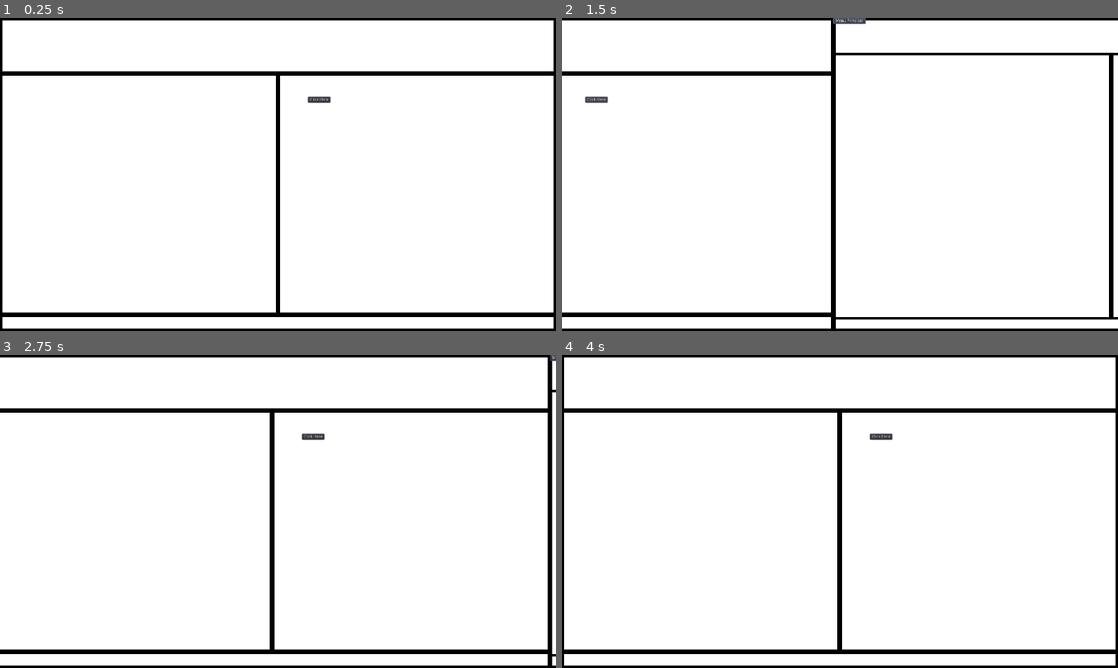
Above: before the commit, frames 1-4 (two rows, left to right).
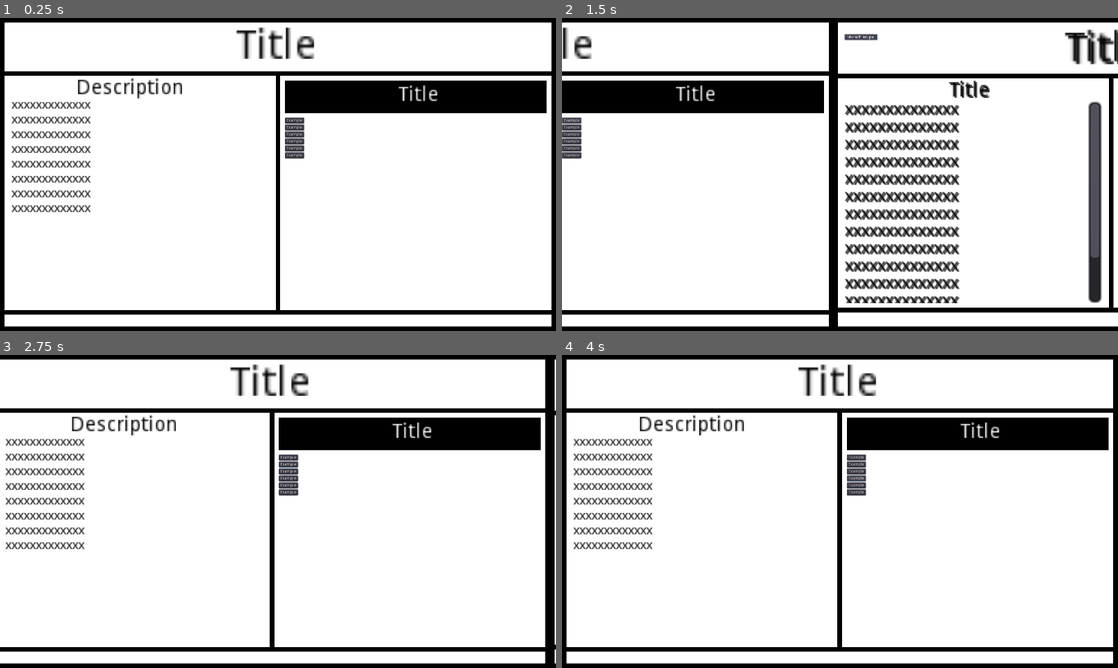
Above: after the commit, the same moments.

Repository: dytq/dytq.github.io
Game: Godot game, scene res://scenes/MainPage.tscn
The game is run twice, just before and just after one commit, with the same random seed, the same clock (stepped at 60 frames per second) and the same inputs. The engine's default icon, where the game draws it, is replaced by a stand-in: a white triangle on a blue panel in a dark square.
Inputs (mouse positions are in pixels of both pictures, inside the frame that each line leads up to):
- Up to frame 1 (0.25 s): no input
- Up to frame 2 (1.5 s): click "Click Here" (after the commit: "Example") at 0.5 s; click "Menu Principal" at 1.25 s
- Up to frame 3 (2.75 s): click (233, 464) at 2 s, where only the run after the commit has a clickable "Example"
- Up to frame 4 (4 s): click (851, 470) at 2.75 s, where only the run after the commit has a clickable "Example"; click (856, 477) at 3.5 s, where only the run after the commit has a clickable "Example"

The runs differ from the first frame. In frame 1, 13% of the frame differs, in the area x 0-100%, y 0-100%; in frame 2, 21%; in frame 3, 13%; in frame 4, 13%.

Commit message:
add content

Diff:
--- a/src/scenes/MainPage.tscn
+++ b/src/scenes/MainPage.tscn
@@ -31,40 +31,139 @@
 [node name="Front" type="Node" parent="."]
 
 [node name="ColorRect" type="ColorRect" parent="Front"]
-margin_left = 8.0
-margin_top = 8.0
-margin_right = 1912.0
+margin_left = 16.0
+margin_top = 16.0
+margin_right = 1904.0
 margin_bottom = 184.0
+
+[node name="Title" type="Label" parent="Front"]
+margin_left = 816.0
+margin_top = 32.0
+margin_right = 844.0
+margin_bottom = 46.0
+rect_scale = Vector2( 10, 10 )
+custom_colors/font_color = Color( 0, 0, 0, 1 )
+custom_colors/font_outline_modulate = Color( 0, 0, 0, 1 )
+text = "Title"
 
 [node name="Profils" type="Node" parent="."]
 
 [node name="ColorRect" type="ColorRect" parent="Profils"]
-margin_left = 8.0
+margin_left = 16.0
 margin_top = 200.0
 margin_right = 952.0
-margin_bottom = 1016.0
+margin_bottom = 1008.0
+
+[node name="Title" type="Label" parent="Profils"]
+margin_left = 264.0
+margin_top = 208.0
+margin_right = 338.0
+margin_bottom = 222.0
+rect_scale = Vector2( 5, 5 )
+custom_colors/font_color = Color( 0, 0, 0, 1 )
+custom_colors/font_outline_modulate = Color( 0, 0, 0, 1 )
+text = "Description"
+
+[node name="Description" type="Label" parent="Profils"]
+margin_left = 40.0
+margin_top = 280.0
+margin_right = 328.0
+margin_bottom = 515.0
+rect_scale = Vector2( 3, 3 )
+custom_colors/font_color = Color( 0, 0, 0, 1 )
+custom_colors/font_outline_modulate = Color( 0, 0, 0, 1 )
+text = "xxxxxxxxxxxxx
+xxxxxxxxxxxxx
+xxxxxxxxxxxxx
+xxxxxxxxxxxxx
+xxxxxxxxxxxxx
+xxxxxxxxxxxxx
+xxxxxxxxxxxxx
+xxxxxxxxxxxxx"
 
 [node name="ListLink" type="Node" parent="."]
 
 [node name="ColorRect" type="ColorRect" parent="ListLink"]
 margin_left = 968.0
 margin_top = 200.0
-margin_right = 1912.0
-margin_bottom = 1016.0
+margin_right = 1904.0
+margin_bottom = 1008.0
 
-[node name="Button" type="Button" parent="ListLink"]
-margin_left = 1064.0
-margin_top = 272.0
-margin_right = 1141.0
-margin_bottom = 292.0
-text = "Click Here"
+[node name="Title" type="Node" parent="ListLink"]
+
+[node name="ColorRect" type="ColorRect" parent="ListLink/Title"]
+margin_left = 984.0
+margin_top = 216.0
+margin_right = 1888.0
+margin_bottom = 328.0
+color = Color( 0, 0, 0, 1 )
+
+[node name="Title" type="Label" parent="ListLink/Title"]
+margin_left = 1376.0
+margin_top = 232.0
+margin_right = 1404.0
+margin_bottom = 246.0
+rect_scale = Vector2( 5, 5 )
+text = "Title"
+
+[node name="List" type="Node" parent="ListLink"]
+
+[node name="ScrollContainer" type="ScrollContainer" parent="ListLink/List"]
+anchor_left = 0.5
+anchor_top = 0.5
+anchor_right = 0.5
+anchor_bottom = 0.5
+margin_left = 24.0
+margin_top = -196.0
+margin_right = 928.0
+margin_bottom = 452.0
+
+[node name="ListLinks" type="VBoxContainer" parent="ListLink/List/ScrollContainer"]
+margin_right = 66.0
+margin_bottom = 140.0
+alignment = 1
+
+[node name="ButtonIA" type="Button" parent="ListLink/List/ScrollContainer/ListLinks"]
+margin_right = 66.0
+margin_bottom = 20.0
+text = "Example"
+
+[node name="ButtonSecu" type="Button" parent="ListLink/List/ScrollContainer/ListLinks"]
+margin_top = 24.0
+margin_right = 66.0
+margin_bottom = 44.0
+text = "Example"
+
+[node name="ButtonRAS" type="Button" parent="ListLink/List/ScrollContainer/ListLinks"]
+margin_top = 48.0
+margin_right = 66.0
+margin_bottom = 68.0
+text = "Example"
+
+[node name="ButtonData" type="Button" parent="ListLink/List/ScrollContainer/ListLinks"]
+margin_top = 72.0
+margin_right = 66.0
+margin_bottom = 92.0
+text = "Example"
+
+[node name="ButtonJeu" type="Button" parent="ListLink/List/ScrollContainer/ListLinks"]
+margin_top = 96.0
+margin_right = 66.0
+margin_bottom = 116.0
+text = "Example"
+
+[node name="ButtonJeu2" type="Button" parent="ListLink/List/ScrollContainer/ListLinks"]
+margin_top = 120.0
+margin_right = 66.0
+margin_bottom = 140.0
+text = "Example"
 
 [node name="Foot" type="Node" parent="."]
 
 [node name="ColorRect" type="ColorRect" parent="Foot"]
-margin_left = 8.0
-margin_top = 1032.0
-margin_right = 1912.0
-margin_bottom = 1072.0
+margin_left = 16.0
+margin_top = 1024.0
+margin_right = 1904.0
+margin_bottom = 1064.0
 
-[connection signal="pressed" from="ListLink/Button" to="." method="_on_Button_pressed"]
+[connection signal="pressed" from="ListLink/List/ScrollContainer/ListLinks/ButtonIA" to="." method="_on_Button_pressed"]
--- a/src/scenes/Page.tscn
+++ b/src/scenes/Page.tscn
@@ -1,7 +1,8 @@
-[gd_scene load_steps=3 format=2]
+[gd_scene load_steps=4 format=2]
 
 [ext_resource path="res://widget/ButtonMainMenu.tscn" type="PackedScene" id=1]
 [ext_resource path="res://scripts/Page.gd" type="Script" id=2]
+[ext_resource path="res://icon.png" type="Texture" id=3]
 
 [node name="PageModel" type="Control"]
 anchor_right = 1.0
@@ -18,36 +19,99 @@
 [node name="Front" type="Node" parent="."]
 
 [node name="ColorRect" type="ColorRect" parent="Front"]
-margin_left = 8.0
-margin_top = 8.0
-margin_right = 1912.0
-margin_bottom = 120.0
+margin_left = 16.0
+margin_top = 16.0
+margin_right = 1904.0
+margin_bottom = 192.0
 
 [node name="Button" parent="Front" instance=ExtResource( 1 )]
-script = null
+margin_left = 40.0
+margin_top = 56.0
+margin_right = 152.0
+margin_bottom = 76.0
+
+[node name="Label" type="Label" parent="Front"]
+margin_left = 800.0
+margin_top = 40.0
+margin_right = 840.0
+margin_bottom = 54.0
+rect_scale = Vector2( 10, 10 )
+custom_colors/font_color = Color( 0, 0, 0, 1 )
+custom_colors/font_outline_modulate = Color( 0, 0, 0, 1 )
+custom_colors/font_color_shadow = Color( 0, 0, 0, 1 )
+text = "Title"
 
 [node name="Body" type="Node" parent="."]
 
-[node name="ColorRect1" type="ColorRect" parent="Body"]
-margin_left = 8.0
-margin_top = 128.0
+[node name="Description" type="Node" parent="Body"]
+
+[node name="ColorRect1" type="ColorRect" parent="Body/Description"]
+margin_left = 16.0
+margin_top = 208.0
 margin_right = 952.0
-margin_bottom = 1032.0
+margin_bottom = 1000.0
 rect_pivot_offset = Vector2( 416, 304 )
 
-[node name="ColorRect2" type="ColorRect" parent="Body"]
+[node name="Title" type="Label" parent="Body/Description"]
+margin_left = 400.0
+margin_top = 216.0
+margin_right = 428.0
+margin_bottom = 230.0
+rect_scale = Vector2( 5, 5 )
+custom_colors/font_color = Color( 0, 0, 0, 1 )
+custom_colors/font_outline_modulate = Color( 0, 0, 0, 1 )
+custom_colors/font_color_shadow = Color( 0, 0, 0, 1 )
+text = "Title"
+
+[node name="RichTextLabel" type="RichTextLabel" parent="Body/Description"]
+margin_left = 40.0
+margin_top = 288.0
+margin_right = 262.0
+margin_bottom = 462.0
+rect_scale = Vector2( 4, 4 )
+custom_colors/default_color = Color( 0, 0, 0, 1 )
+custom_colors/selection_color = Color( 0, 0, 0, 1 )
+custom_colors/font_color_selected = Color( 0, 0, 0, 1 )
+custom_colors/font_color_shadow = Color( 0, 0, 0, 1 )
+text = "xxxxxxxxxxxxxx
+xxxxxxxxxxxxxx
+xxxxxxxxxxxxxx
+xxxxxxxxxxxxxx
+xxxxxxxxxxxxxx
+xxxxxxxxxxxxxx
+xxxxxxxxxxxxxx
+xxxxxxxxxxxxxx
+xxxxxxxxxxxxxx
+xxxxxxxxxxxxxx
+xxxxxxxxxxxxxx
+xxxxxxxxxxxxxx
+xxxxxxxxxxxxxx
+xxxxxxxxxxxxxx
+xxxxxxxxxxxxxx"
+
+[node name="Image" type="Node" parent="Body"]
+
+[node name="ColorRect2" type="ColorRect" parent="Body/Image"]
 margin_left = 968.0
-margin_top = 128.0
-margin_right = 1912.0
-margin_bottom = 1032.0
+margin_top = 208.0
+margin_right = 1904.0
+margin_bottom = 1000.0
 rect_pivot_offset = Vector2( 416, 304 )
+
+[node name="TextureRect" type="TextureRect" parent="Body/Image"]
+margin_left = 984.0
+margin_top = 224.0
+margin_right = 1888.0
+margin_bottom = 984.0
+texture = ExtResource( 3 )
+expand = true
 
 [node name="Bottom" type="Node" parent="."]
 
 [node name="ColorRect" type="ColorRect" parent="Bottom"]
-margin_left = 8.0
-margin_top = 1040.0
-margin_right = 1912.0
-margin_bottom = 1072.0
+margin_left = 16.0
+margin_top = 1016.0
+margin_right = 1904.0
+margin_bottom = 1064.0
 
 [connection signal="pressed" from="Front/Button" to="." method="_on_Button_pressed"]
Not shown, changed: src/export_presets.cfg
Not shown, changed: docs/index.html
Not shown, changed: docs/index.pck
